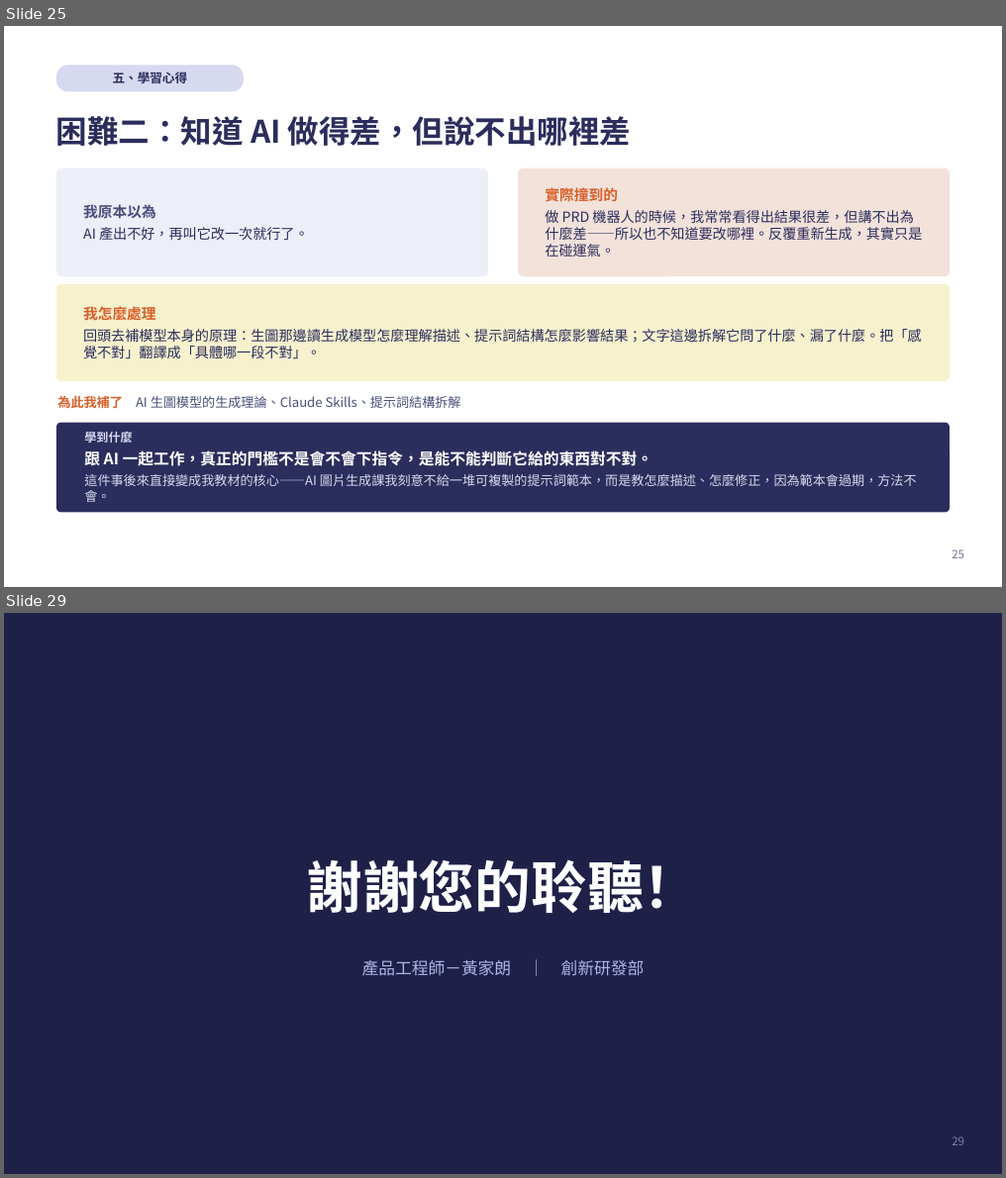
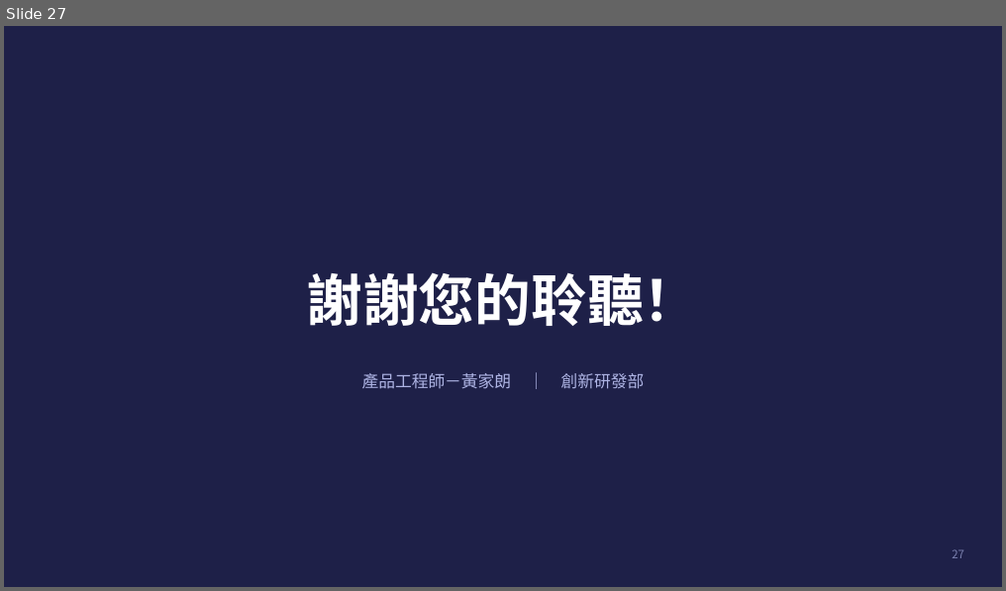
Before and after one commit to kirihuang-bit/freshman-report, a slide deck: 黃家朗新人報告.pptx. Shown one above the other, each under a label of ours: slides 25 and 29 before the commit, slide 27 after it; the slides between them are not shown. The pictures are 1006x1178 and 1006x591 pixels, drawn with LibreOffice and Linux fonts; fonts in the diff are those of the drawing. Boxes give left, top, right and bottom in pixels: in the first picture for what was removed or moved away, otherwise in the second. Text is boxed around its words. In the diff, an @@ line names an element or a change of style, - is before the commit and + after.

```diff
--- a/黃家朗新人報告.pptx
+++ b/黃家朗新人報告.pptx
@@ slide 25 removed at <box>4,26,1002,587</box>, background #FFFFFF @@
@@ rounded rectangle removed at <box>56,65,244,92</box> @@
-五、學習心得
@@ text removed at <box>56,116,631,146</box> @@
-困難二：知道 AI 做得差，但說不出哪裡差
@@ rounded rectangle removed at <box>56,169,488,276</box> @@
-我原本以為
-AI 產出不好，再叫它改一次就行了。
@@ rounded rectangle removed at <box>519,169,950,276</box> @@
-實際撞到的
-做 PRD 機器人的時候，我常常看得出結果很差，但講不出為什麼差——所以也不知道要改哪裡。反覆重新生成，其實只是在碰運氣。
@@ rounded rectangle removed at <box>56,284,949,381</box> @@
-我怎麼處理
-回頭去補模型本身的原理：生圖那邊讀生成模型怎麼理解描述、提示詞結構怎麼影響結果；文字這邊拆解它問了什麼、漏了什麼。把「感覺不對」翻譯成「具體哪一段不對」。
@@ text removed at <box>57,396,461,408</box> @@
-為此我補了 AI 生圖模型的生成理論、Claude Skills、提示詞結構拆解
@@ rounded rectangle removed at <box>56,423,949,513</box> @@
-學到什麼
-跟 AI 一起工作，真正的門檻不是會不會下指令，是能不能判斷它給的東西對不對。
-這件事後來直接變成我教材的核心——AI 圖片生成課我刻意不給一堆可複製的提示詞範本，而是教怎麼描述、怎麼修正，因為範本會過期，方法不會。
@@ page number removed at <box>951,550,964,559</box> @@
-25
@@ what was slide 29 is now slide 27 @@
@@ page number at <box>951,550,964,559</box>: text changed @@
-29
+27
```
Also in this commit, not shown: 3 slides changed, 3 slides added, 4 other slides removed, 1 other file.
